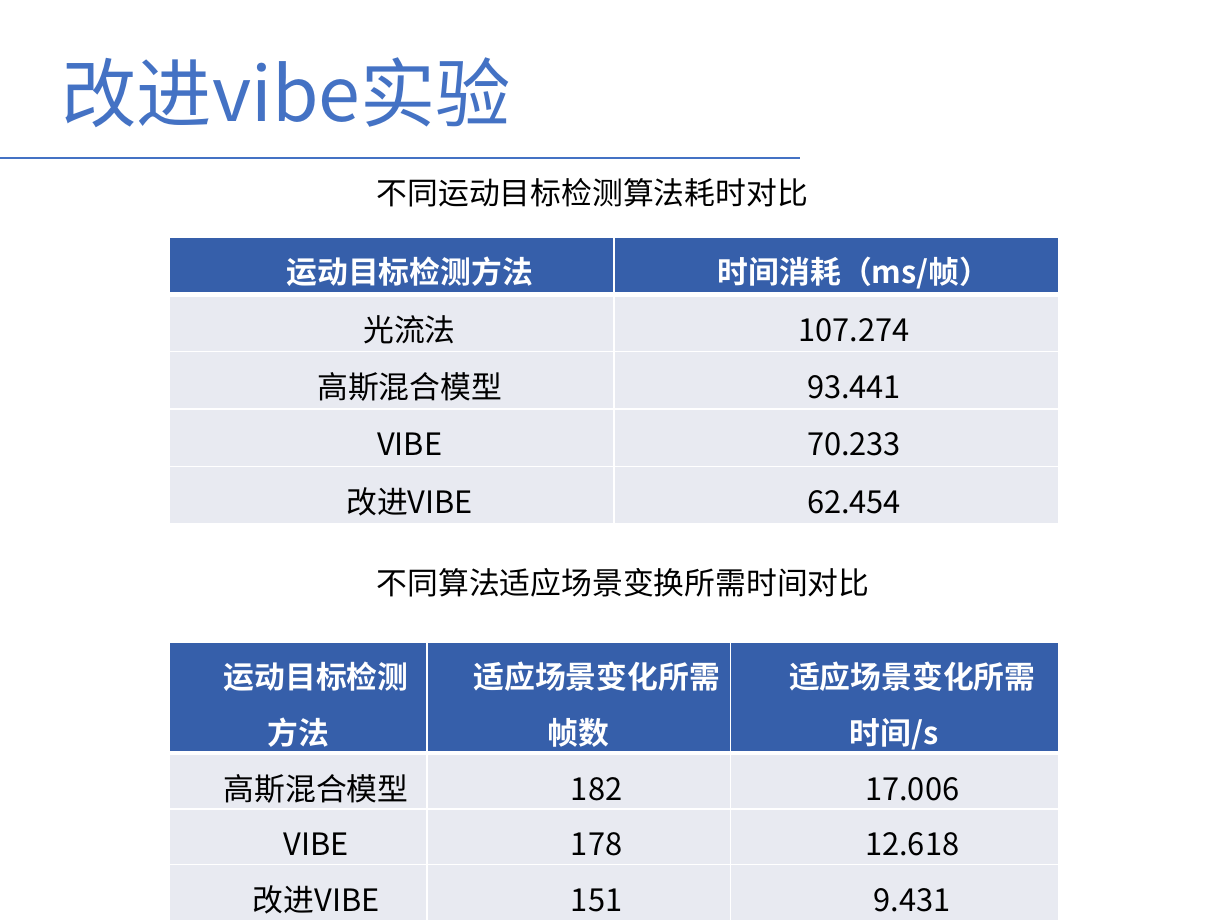
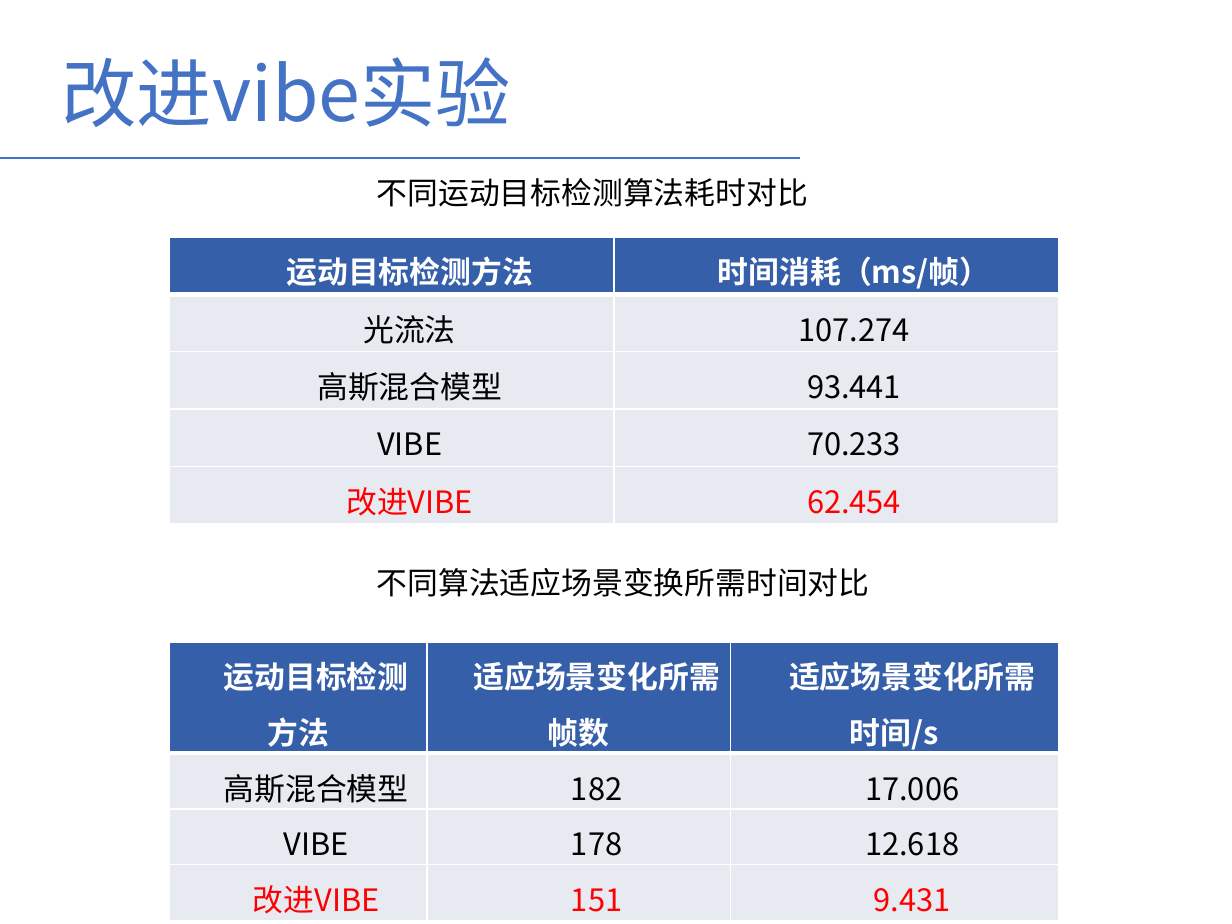
Before and after one commit to LauraCaiMin/JavaCode, a slide deck: slide 20 of 基于视频分析的森林烟火识别算法研究-蔡敏.pptx (slide 19 before the commit). Drawn at 1232x924 pixels with LibreOffice and Linux fonts; fonts in the diff are those of the drawing. Boxes give left, top, right and bottom in pixels: in the first picture for what was removed or moved away, otherwise in the second. Text is boxed around its words. In the diff, an @@ line names an element or a change of style, - is before the commit and + after.

```diff
--- a/基于视频分析的森林烟火识别算法研究-蔡敏.pptx
+++ b/基于视频分析的森林烟火识别算法研究-蔡敏.pptx
@@ table at (169, 237, 1058, 524) @@
@@ text colour #000000 to #FF0000 in "改进VIBE", "62.454" @@
@@ table at (169, 642, 1057, 918) @@
@@ text colour #000000 to #FF0000 in "改进VIBE", "151", "9.431" @@
```
Also in this commit, not shown: 4 other slides changed, 12 slides added, 2 slides removed.
